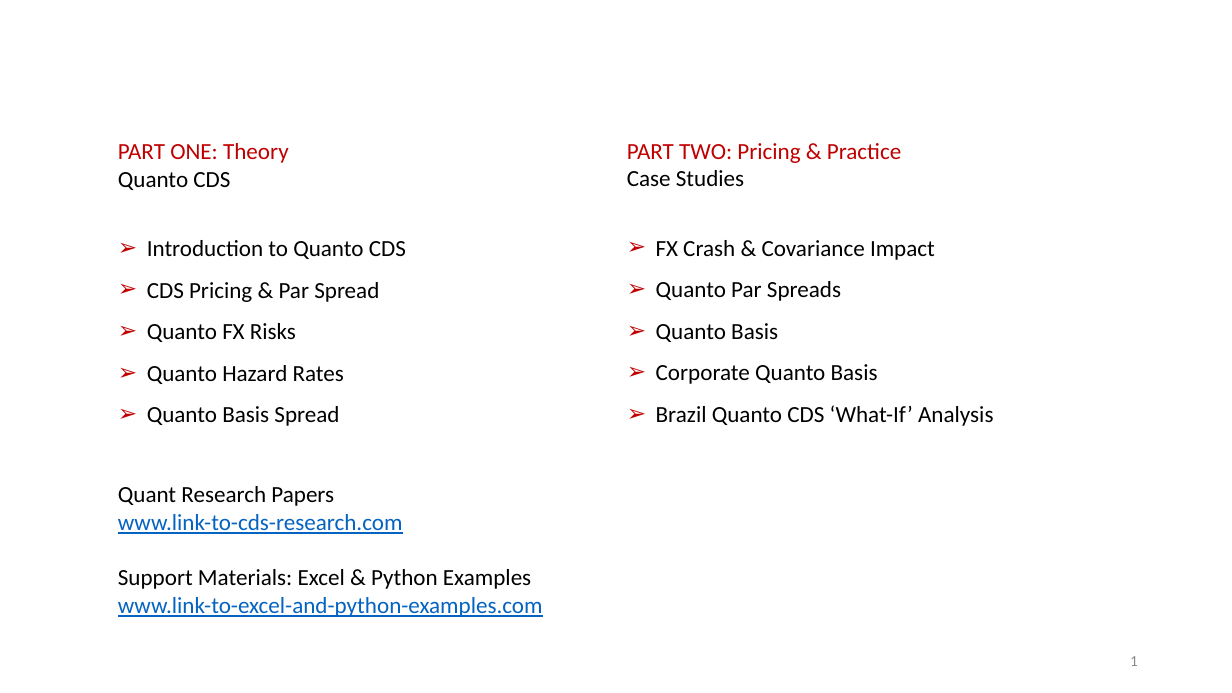
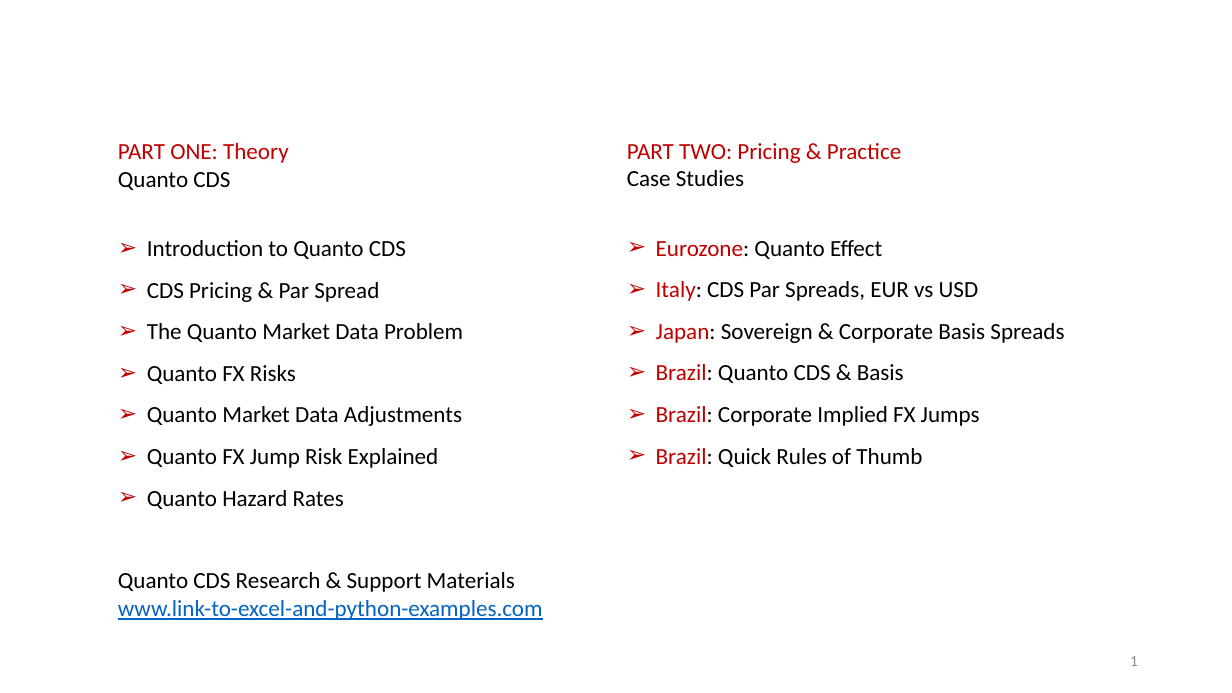
Before and after one commit to nburgessx/QuantResearch, a slide deck: slide 2 of Quanto CDS/Quanto CDS Pricing, Theory & Practice.pptx. Drawn at 1232x693 pixels with LibreOffice and Linux fonts; fonts in the diff are those of the drawing. Boxes give left, top, right and bottom in pixels: in the first picture for what was removed or moved away, otherwise in the second. Text is boxed around its words. In the diff, an @@ line names an element or a change of style, - is before the commit and + after.

Commit message:
Updated Quant CDS Research

```diff
--- a/Quanto CDS/Quanto CDS Pricing, Theory & Practice.pptx
+++ b/Quanto CDS/Quanto CDS Pricing, Theory & Practice.pptx
@@ text at bbox=[656, 240, 1064, 467]: text changed @@
-➢ FX Crash & Covariance Impact
-➢ Quanto Par Spreads
-➢ Quanto Basis
-➢ Corporate Quanto Basis
-➢ Brazil Quanto CDS ‘What-If’ Analysis
+➢ Eurozone: Quanto Effect
+➢ Italy: CDS Par Spreads, EUR vs USD
+➢ Japan: Sovereign & Corporate Basis Spreads
+➢ Brazil: Quanto CDS & Basis
+➢ Brazil: Corporate Implied FX Jumps
+➢ Brazil: Quick Rules of Thumb
@@ text at bbox=[147, 323, 463, 342]: paragraph added @@
+➢ The Quanto Market Data Problem
@@ text at bbox=[147, 406, 462, 468]: paragraphs added @@
+➢ Quanto Market Data Adjustments
+➢ Quanto FX Jump Risk Explained
@@ text at bbox=[147, 406, 339, 426]: paragraph removed @@
-➢ Quanto Basis Spread
@@ text "Quanto CDS Research & Support ...": place and size @@
-text "Quanto CDS Research & Support ..." at bbox=[118, 486, 543, 617]
+text "Quanto CDS Research & Support ..." at bbox=[118, 572, 543, 620]
@@ text at bbox=[118, 572, 515, 592]: text changed @@
-Quant Research Papers
-www.link-to-cds-research.com
-Support Materials: Excel & Python Examples
+Quanto CDS Research & Support Materials
```
Also in this commit, not shown: 13 other slides changed, 6 slides added, 10 other files.
